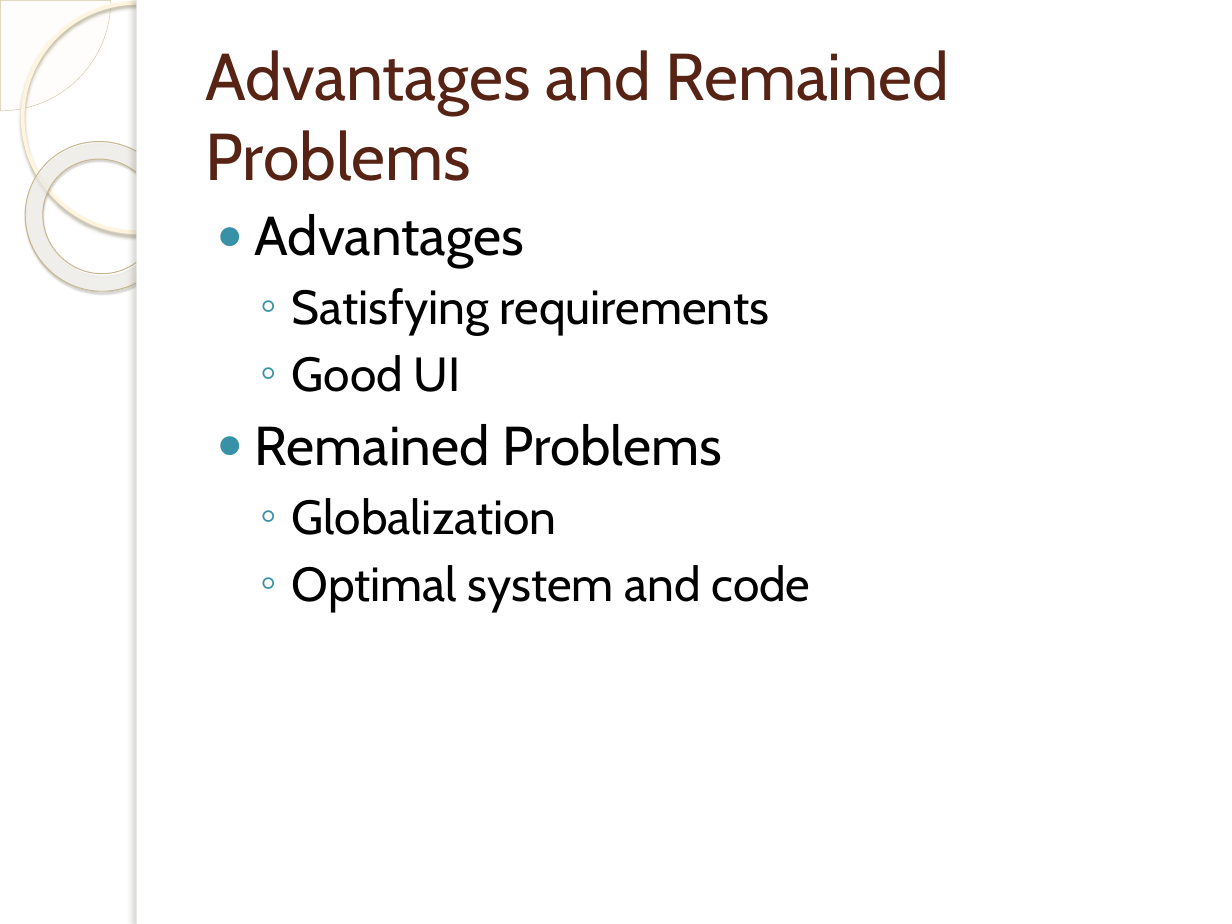
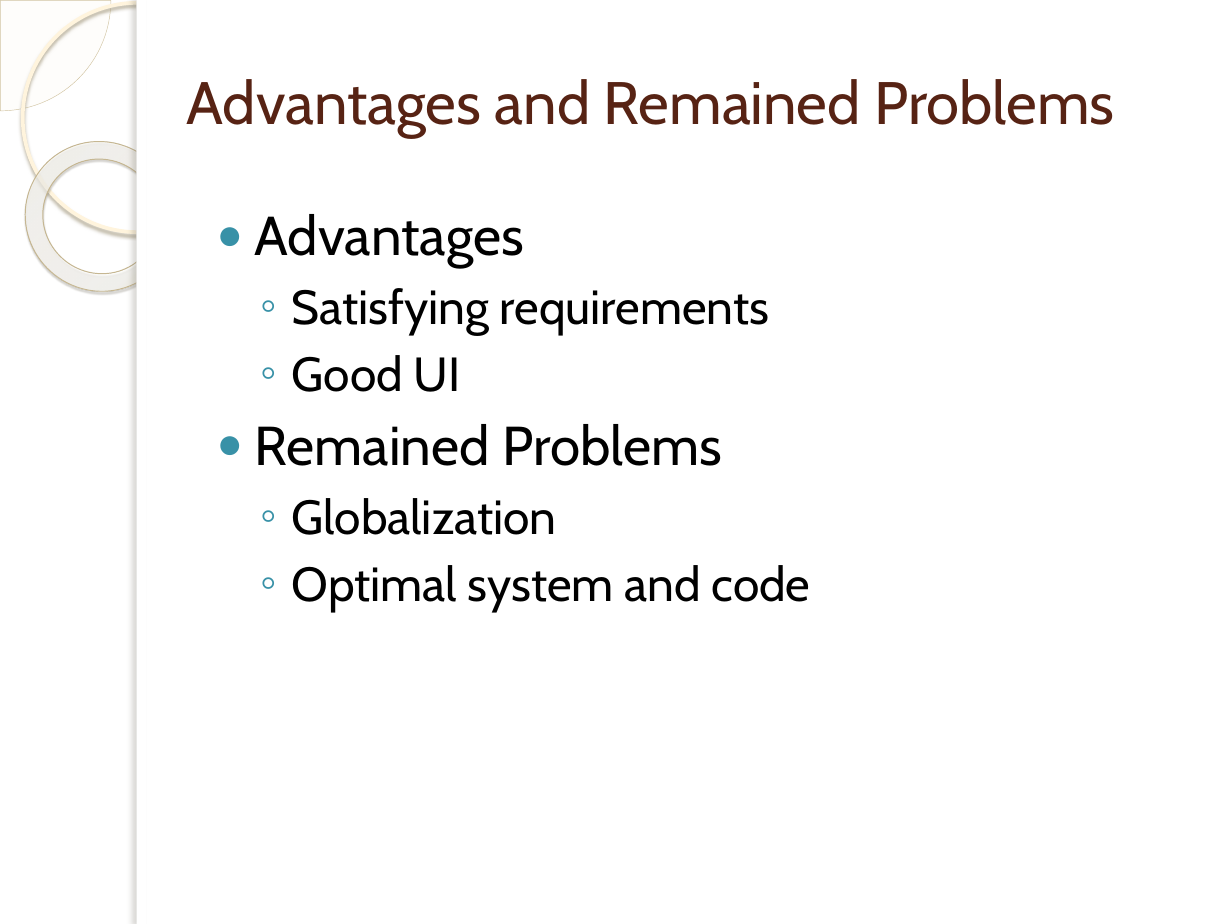
Before and after one commit to duonghm56/Project-sem-2, a slide deck: slide 9 of Employee Transfer Management.pptx. Drawn at 1232x924 pixels with LibreOffice and Linux fonts; fonts in the diff are those of the drawing; background and template pictures are left out. Boxes give left, top, right and bottom in pixels: in the first picture for what was removed or moved away, otherwise in the second. Text is boxed around its words. In the diff, an @@ line names an element or a change of style, - is before the commit and + after.

```diff
--- a/Employee Transfer Management.pptx
+++ b/Employee Transfer Management.pptx
@@ title "Advantages and Remained Problems": place and size @@
-title "Advantages and Remained Problems" at (206,50,950,181)
+title "Advantages and Remained Problems" at (187,79,1114,138)
@@ title "Advantages and Remained Problems" at (187,79,1114,138): size 38.7 to 35 pt @@
```
Also in this commit, not shown: 2 other slides changed, 1 slide added, 7 other files.
